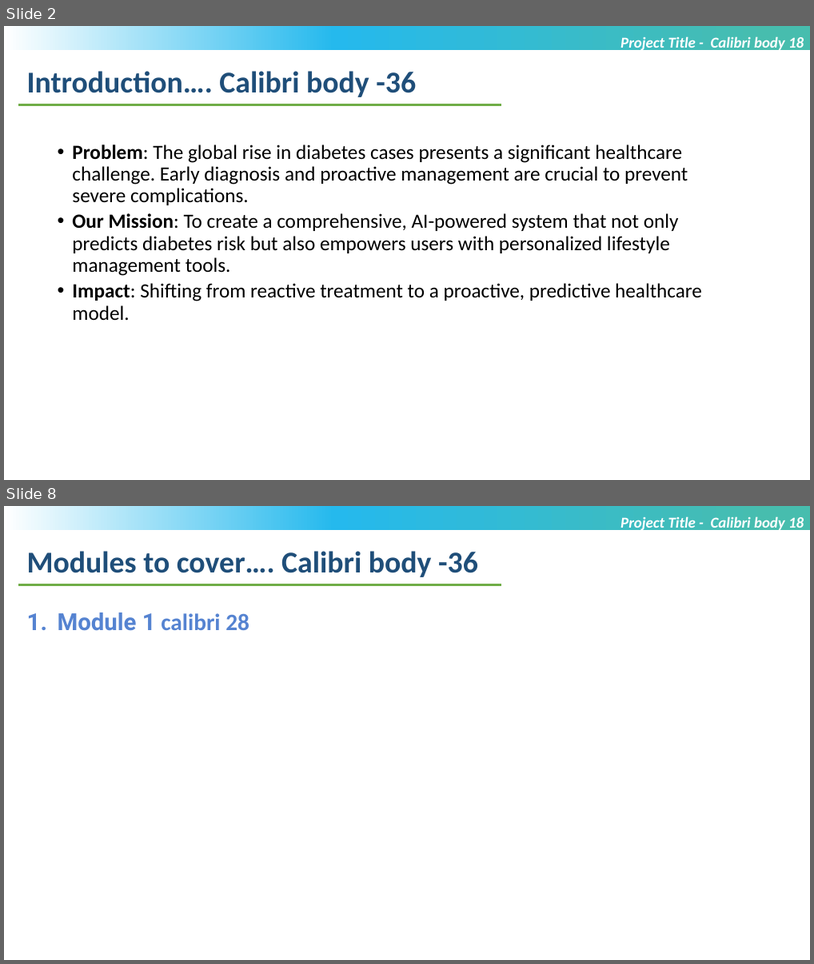
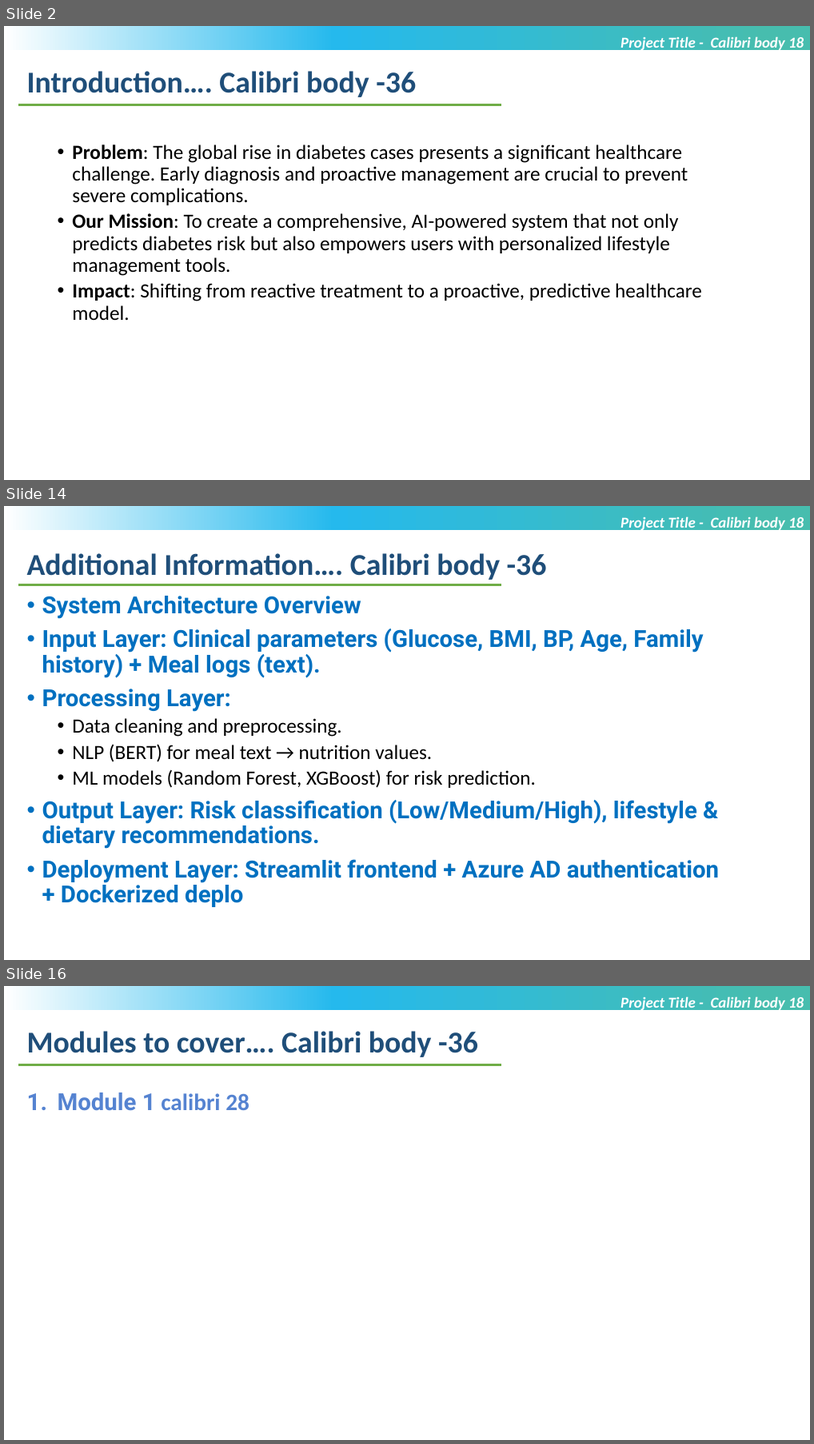
Before and after one commit to Nivyasreec/files, a slide deck: MTech_Project_PPTltim.pptx. Shown one above the other, each under a label of ours: slides 2 and 8 before the commit, slides 2, 14 and 16 after it; the slides between them are not shown. The pictures are 814x964 and 814x1444 pixels, drawn with LibreOffice and Linux fonts; fonts in the diff are those of the drawing; background and template pictures are left out. Boxes give left, top, right and bottom in pixels: in the first picture for what was removed or moved away, otherwise in the second. Text is boxed around its words. In the diff, an @@ line names an element or a change of style, - is before the commit and + after.

```diff
--- a/MTech_Project_PPTltim.pptx
+++ b/MTech_Project_PPTltim.pptx
@@ slide 14 added at [4,506,810,960], background #FFFFFF; not listed: 1 template element that a slide beside it also shows @@
@@ text added at [621,516,804,532], 18 pt, text #FFFFFF, bold, italic @@
+Project Title - Calibri body 18
@@ text added at [27,553,547,580], 36 pt, text #1F4E79, bold @@
+Additional Information…. Calibri body -36
@@ line added from (18, 584) to (502, 584), #70AD47 2.25 pt @@
@@ text added at [42,596,719,907], 28 pt, text #0070C0, bold @@
+• System Architecture Overview
+• Input Layer: Clinical parameters (Glucose, BMI, BP, Age, Family history) + Meal logs (text).
+• Processing Layer:
+  • Data cleaning and preprocessing.
+  • NLP (BERT) for meal text → nutrition values.
+  • ML models (Random Forest, XGBoost) for risk prediction.
+• Output Layer: Risk classification (Low/Medium/High), lifestyle & dietary recommendations.
+• Deployment Layer: Streamlit frontend + Azure AD authentication + Dockerized deplo
@@ what was slide 8 is now slide 16 @@
```
Also in this commit, not shown: 3 slides changed, 9 other slides added, 2 slides removed.
